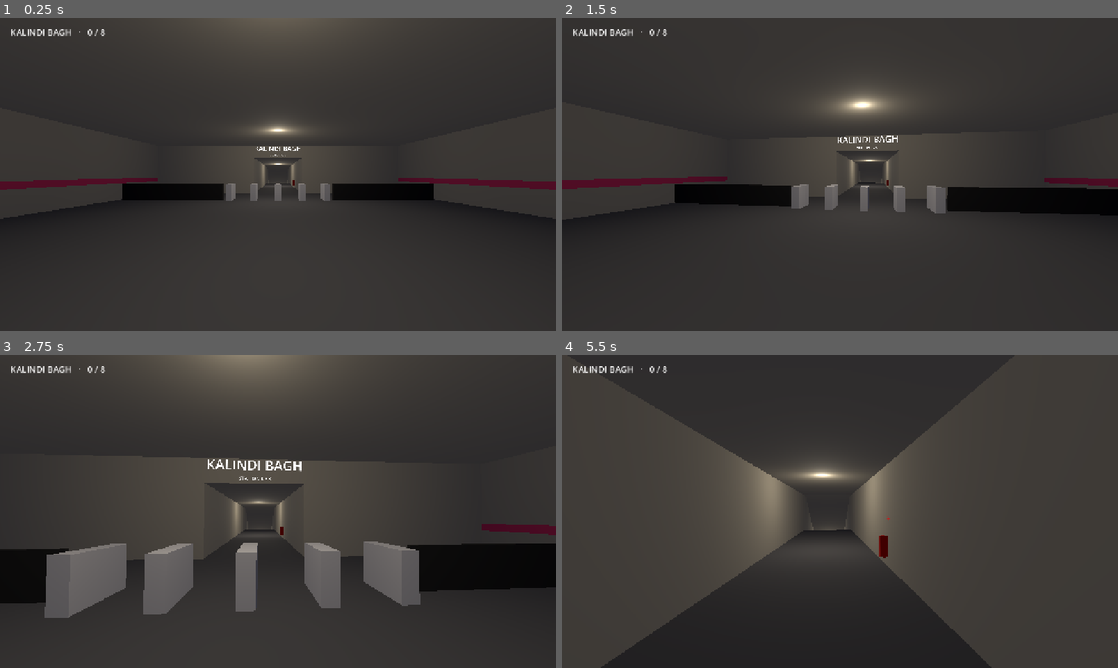
Above: before the commit, frames 1-4 (two rows, left to right).
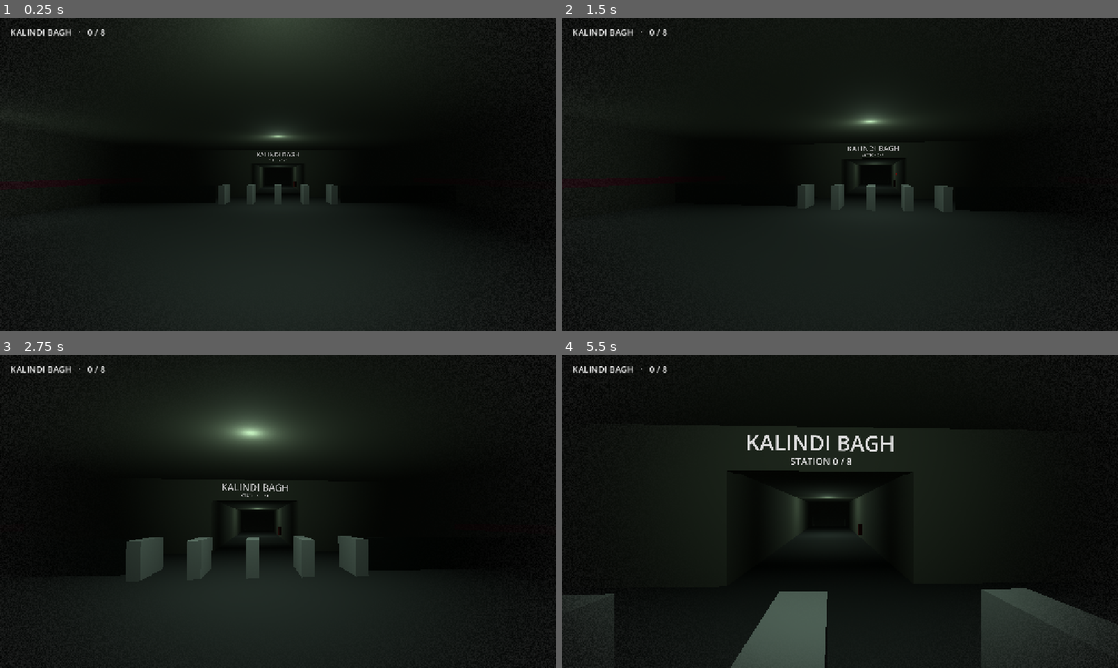
Above: after the commit, the same moments.

Repository: rohanchoudhary5210/Platform-8
Game: Godot game, scene res://game/scenes/gameplay/Game.tscn
The game is run twice, just before and just after one commit, with the same random seed, the same clock (stepped at 60 frames per second) and the same inputs. This scene is started directly instead of the project's main scene.
Inputs (mouse positions are in pixels of both pictures, inside the frame that each line leads up to):
- Up to frame 1 (0.25 s): no input
- Up to frame 2 (1.5 s): tap Enter (ui_accept) at 0.5, 0.77 s; move the mouse to (867, 174) at 0.52 s; hold W from 0.53 s (still down); move the mouse to (812, 174) at 1.27 s
- Up to frame 3 (2.75 s): keep holding W; tap Enter (ui_accept) at 1.52 s; move the mouse to (289, 505) at 2.02 s
- Up to frame 4 (5.5 s): keep holding W; move the mouse to (834, 517) at 2.77 s; tap Enter (ui_accept) at 3.02, 3.77, 4.52 s; move the mouse to (878, 514) at 3.52 s; move the mouse to (795, 508) at 4.27 s; move the mouse to (845, 511) at 5.02 s

The runs differ from the first frame. In frame 1, 92% of the frame differs, in the area x 0-100%, y 0-100%; in frame 2, 89%; in frame 3, 84%; in frame 4, 87%.

Commit message:
Atmosphere pass: make the station claustrophobic and creepy
- Fog, near-black ambient, dim greenish fluorescent lights, a tube over
  the train doors that keeps flickering, lower ceilings throughout
- Procedural audio (no asset files): mains hum, tunnel rumble, unseen
  trains that swell and screech, PA chime, echoing footsteps on a
  reverb bus
- Slower walk, head bob, narrower FOV, vignette and film grain
- Extra light on the concourse poster so its anomaly stays readable
- README: new look, and a note that mood/flicker are not anomalies

Diff:
--- a/game/scenes/gameplay/Game.tscn
+++ b/game/scenes/gameplay/Game.tscn
@@ -1,15 +1,19 @@
-[gd_scene load_steps=6 format=3]
+[gd_scene load_steps=7 format=3]
 
 [ext_resource type="Script" path="res://game/scripts/platform8/Game.gd" id="1_g"]
 [ext_resource type="PackedScene" path="res://game/scenes/gameplay/Station.tscn" id="2_st"]
 [ext_resource type="PackedScene" path="res://game/scenes/gameplay/TrainInterior.tscn" id="3_tr"]
 [ext_resource type="PackedScene" path="res://game/scenes/gameplay/Player.tscn" id="4_pl"]
+[ext_resource type="Script" path="res://game/scripts/platform8/Atmosphere.gd" id="5_at"]
 
 [sub_resource type="Environment" id="env"]
 background_mode = 1
 background_color = Color(0, 0, 0, 1)
 ambient_light_source = 2
-ambient_light_color = Color(0.3, 0.3, 0.33, 1)
+ambient_light_color = Color(0.07, 0.08, 0.07, 1)
+fog_enabled = true
+fog_light_color = Color(0.02, 0.025, 0.02, 1)
+fog_density = 0.06
 
 [node name="Game" type="Node3D"]
 script = ExtResource("1_g")
@@ -23,3 +27,6 @@
 transform = Transform3D(1, 0, 0, 0, 1, 0, 0, 0, 1, 0, -200, 0)
 
 [node name="Player" parent="." instance=ExtResource("4_pl")]
+
+[node name="Atmosphere" type="Node" parent="."]
+script = ExtResource("5_at")
--- /dev/null
+++ b/game/scripts/platform8/Atmosphere.gd
@@ -0,0 +1,84 @@
+class_name Atmosphere
+extends Node
+
+## Mood layer: echoing bus, fluorescent hum, tunnel rumble, distant unseen trains, PA chime, vignette + grain.
+
+const BUS := &"Station"
+
+var riding := false:
+	set(v):
+		riding = v
+		if _swell:
+			_swell.kill()
+		_rumble.volume_db = -6.0 if v else -20.0
+		_hum.volume_db = -40.0 if v else -24.0
+
+var _hum := AudioStreamPlayer.new()
+var _rumble := AudioStreamPlayer.new()
+var _screech := AudioStreamPlayer.new()
+var _chime := AudioStreamPlayer.new()
+var _next_ghost_train := 0.0
+var _swell: Tween
+
+const VIGNETTE := """
+shader_type canvas_item;
+void fragment() {
+	vec2 uv = UV - 0.5;
+	float vignette = smoothstep(0.3, 0.85, length(uv * vec2(1.25, 1.0)));
+	float grain = fract(sin(dot(floor(FRAGCOORD.xy) + floor(TIME * 24.0) * 17.0, vec2(12.9898, 78.233))) * 43758.5453);
+	COLOR = vec4(vec3(grain * 0.12), clamp(vignette * 0.85 + grain * 0.03, 0.0, 1.0));
+}
+"""
+
+func _ready() -> void:
+	if AudioServer.get_bus_index(BUS) == -1:
+		AudioServer.add_bus()
+		var i := AudioServer.bus_count - 1
+		AudioServer.set_bus_name(i, BUS)
+		var reverb := AudioEffectReverb.new()
+		reverb.room_size = 0.9
+		reverb.damping = 0.3
+		reverb.wet = 0.45
+		AudioServer.add_bus_effect(i, reverb)
+	_play(_hum, SynthAudio.hum(), -24.0)
+	_play(_rumble, SynthAudio.rumble(), -20.0)
+	_screech.stream = SynthAudio.screech()
+	_chime.stream = SynthAudio.chime()
+	for p in [_screech, _chime]:
+		p.bus = BUS
+		add_child(p)
+	_next_ghost_train = randf_range(15.0, 30.0)
+
+	var layer := CanvasLayer.new()
+	layer.layer = 0  # under the HUD
+	var rect := ColorRect.new()
+	rect.set_anchors_and_offsets_preset(Control.PRESET_FULL_RECT)
+	rect.mouse_filter = Control.MOUSE_FILTER_IGNORE
+	var mat := ShaderMaterial.new()
+	mat.shader = Shader.new()
+	mat.shader.code = VIGNETTE
+	rect.material = mat
+	layer.add_child(rect)
+	add_child(layer)
+
+func chime() -> void:
+	_chime.play()
+
+func _process(delta: float) -> void:
+	_next_ghost_train -= delta
+	if _next_ghost_train > 0.0 or riding:
+		return
+	# A train passes somewhere you can't see: rumble swells, wheels screech.
+	_next_ghost_train = randf_range(25.0, 50.0)
+	_swell = create_tween()
+	_swell.tween_property(_rumble, "volume_db", -8.0, 3.0)
+	_swell.tween_callback(_screech.play)
+	_swell.tween_interval(2.0)
+	_swell.tween_property(_rumble, "volume_db", -20.0, 4.0)
+
+func _play(p: AudioStreamPlayer, s: AudioStream, db: float) -> void:
+	p.stream = s
+	p.volume_db = db
+	p.bus = BUS
+	add_child(p)
+	p.play()
--- a/game/scripts/platform8/Game.gd
+++ b/game/scripts/platform8/Game.gd
@@ -9,6 +9,7 @@
 @onready var station: Station = $Station
 @onready var train: TrainInterior = $TrainInterior
 @onready var player: StationPlayer = $Player
+@onready var atmosphere: Atmosphere = $Atmosphere
 
 var loop := LoopManager.new()
 var director := AnomalyDirector.new(AnomalyCatalog.ALL)
@@ -62,7 +63,9 @@
 	var correct := loop.resolve(took_opposite)
 	if correct and anomaly:
 		director.mark_found(anomaly.id)
+	atmosphere.riding = true
 	await train.ride(loop.station_name, randf_range(RIDE_MIN, RIDE_MAX))
+	atmosphere.riding = false
 	_riding = false
 	var pa := "" if correct else "Yeh station %s hai." % loop.station_name
 	if loop.is_complete():
@@ -84,6 +87,7 @@
 	_hud_pa.text = text
 	if text.is_empty():
 		return
+	atmosphere.chime()
 	await get_tree().create_timer(PA_SECONDS).timeout
 	if _hud_pa.text == text:
 		_hud_pa.text = ""
--- a/game/scripts/platform8/Station.gd
+++ b/game/scripts/platform8/Station.gd
@@ -8,10 +8,10 @@
 signal boarded(took_opposite: bool)
 signal exit_reached
 
-const WALL := Color(0.62, 0.6, 0.56)
+const WALL := Color(0.5, 0.5, 0.46)
 const FLOOR := Color(0.32, 0.32, 0.34)
 const DARK := Color(0.12, 0.12, 0.13)
-const LIGHT_COLOUR := Color(1.0, 0.95, 0.85)
+const LIGHT_COLOUR := Color(0.82, 1.0, 0.86)  # tired fluorescent tubes
 const ESC_DROP := 10.0
 const ESC_RUN := 20.0
 
@@ -23,6 +23,7 @@
 var _number: Label3D
 var _exit_barrier: CSGBox3D
 var _exit_label: Label3D
+var _flicker_wait := 0.0
 
 func _ready() -> void:
 	props = _node("Props", self)
@@ -68,21 +69,21 @@
 func _build_concourse() -> void:
 	var g := _node("Concourse", self)
 	_box(g, Vector3(20, 0.5, 20), Vector3(0, -0.25, -10), FLOOR)
-	_box(g, Vector3(20, 0.5, 20), Vector3(0, 4.25, -10), WALL)
+	_box(g, Vector3(20, 0.5, 20), Vector3(0, 3.65, -10), WALL)
 	_box(g, Vector3(0.5, 4.5, 20), Vector3(-10.25, 2, -10), WALL)
 	_box(g, Vector3(0.5, 4.5, 20), Vector3(10.25, 2, -10), WALL)
 	# Back wall with the exit gap behind the spawn.
 	_box(g, Vector3(8.5, 4.5, 0.5), Vector3(-5.75, 2, 0.25), WALL)
 	_box(g, Vector3(8.5, 4.5, 0.5), Vector3(5.75, 2, 0.25), WALL)
 	_exit_barrier = _box(g, Vector3(3, 4.5, 0.5), Vector3(0, 2, 0.25), DARK)
-	_exit_label = _label(g, "EXIT CLOSED", Vector3(0, 3.6, -0.05), PI, 64)
+	_exit_label = _label(g, "EXIT CLOSED", Vector3(0, 2.9, -0.05), PI, 64)
 	_box(g, Vector3(3, 0.5, 3), Vector3(0, -0.25, 1.5), FLOOR)
 	var exit_area := _area(g, Vector3(3, 2, 1), Vector3(0, 1, 2))
 	exit_area.body_entered.connect(func(b): if b is StationPlayer: exit_reached.emit())
 	# Front wall with the passage opening.
 	_box(g, Vector3(8, 4.5, 0.5), Vector3(-6, 2, -20.25), WALL)
 	_box(g, Vector3(8, 4.5, 0.5), Vector3(6, 2, -20.25), WALL)
-	_box(g, Vector3(4, 1.5, 0.5), Vector3(0, 3.75, -20.25), WALL)
+	_box(g, Vector3(4, 1, 0.5), Vector3(0, 2.95, -20.25), WALL)
 	# Line colour stripe.
 	for x in [-9.98, 9.98]:
 		var stripe := _box(g, Vector3(0.05, 0.3, 20), Vector3(x, 1.2, -10), Color.WHITE, false)
@@ -100,7 +101,7 @@
 func _build_passage() -> void:
 	var g := _node("Passage", self)
 	_box(g, Vector3(4, 0.5, 20), Vector3(0, -0.25, -30), FLOOR)
-	_box(g, Vector3(4, 0.5, 20), Vector3(0, 3.25, -30), WALL)
+	_box(g, Vector3(4, 0.5, 20), Vector3(0, 2.75, -30), WALL)
 	_box(g, Vector3(0.5, 3.5, 20), Vector3(-2.25, 1.5, -30), WALL)
 	_box(g, Vector3(0.5, 3.5, 20), Vector3(2.25, 1.5, -30), WALL)
 
@@ -110,20 +111,20 @@
 	var tilt := -atan2(ESC_DROP, ESC_RUN)
 	var mid := Vector3(0, -ESC_DROP / 2.0, -40 - ESC_RUN / 2.0)
 	_box(g, Vector3(4, 0.5, length), mid + Vector3(0, -0.25, 0), Color(0.45, 0.45, 0.47)).rotation.x = tilt
-	_box(g, Vector3(4, 0.5, length), mid + Vector3(0, 3.75, 0), WALL).rotation.x = tilt
+	_box(g, Vector3(4, 0.5, length), mid + Vector3(0, 3.0, 0), WALL).rotation.x = tilt
 	for x in [-2.25, 2.25]:
 		_box(g, Vector3(0.5, 4.5, length), mid + Vector3(x, 1.75, 0), WALL).rotation.x = tilt
-	_box(g, Vector3(6, 3, 0.5), Vector3(0, 4.5, -40.25), WALL)  # seals passage/escalator ceiling seam
+	_box(g, Vector3(6, 3.5, 0.5), Vector3(0, 4.25, -40.25), WALL)  # seals passage/escalator ceiling seam
 
 func _build_platform() -> void:
 	var g := _node("Platform", self)
 	var y := -ESC_DROP
 	_box(g, Vector3(8, 0.5, 50), Vector3(0, y - 0.25, -85), FLOOR)
-	_box(g, Vector3(20, 0.5, 50), Vector3(0, y + 4.75, -85), WALL)
+	_box(g, Vector3(20, 0.5, 50), Vector3(0, y + 3.75, -85), WALL)
 	_box(g, Vector3(20, 6, 0.5), Vector3(0, y + 2, -110.25), WALL)
 	_box(g, Vector3(8, 6, 0.5), Vector3(-6, y + 2, -59.75), WALL)
 	_box(g, Vector3(8, 6, 0.5), Vector3(6, y + 2, -59.75), WALL)
-	_box(g, Vector3(4, 1.5, 0.5), Vector3(0, y + 4.25, -59.75), WALL)
+	_box(g, Vector3(4, 1.5, 0.5), Vector3(0, y + 3.25, -59.75), WALL)
 	for side in [-1, 1]:
 		_box(g, Vector3(6, 0.5, 50), Vector3(side * 7, y - 1.75, -85), DARK)
 		_box(g, Vector3(0.5, 7, 50), Vector3(side * 10.25, y + 1.5, -85), WALL)
@@ -143,9 +144,9 @@
 
 func _build_props() -> void:
 	var signs := _node("Signs", props)
-	_label(signs, "", Vector3(0, 3.75, -19.95), 0, 110).name = "ConcourseSign"
-	_label(signs, "", Vector3(0, -7.0, -109.95), 0, 110).name = "PlatformSign"
-	_number = _label(self, "", Vector3(0, 3.2, -19.95), 0, 40)
+	_label(signs, "", Vector3(0, 3.05, -19.95), 0, 90).name = "ConcourseSign"
+	_label(signs, "", Vector3(0, -7.1, -109.95), 0, 110).name = "PlatformSign"
+	_number = _label(self, "", Vector3(0, 2.65, -19.95), 0, 40)
 
 	var poster := _node("Poster", props)
 	poster.position = Vector3(-9.95, 1.9, -9)
@@ -170,12 +171,13 @@
 	board.modulate = Color(1.0, 0.7, 0.1)
 
 func _build_lights() -> void:
-	for p in [Vector3(0, 3.8, -5), Vector3(0, 3.8, -14), Vector3(0, 2.8, -30), Vector3(0, -2, -50),
-			Vector3(0, -6, -68), Vector3(0, -6, -85), Vector3(0, -6, -102)]:
+	for p in [Vector3(0, 3.2, -5), Vector3(0, 3.2, -14), Vector3(0, 2.3, -30), Vector3(0, -2.6, -50),
+			Vector3(0, -6.8, -68), Vector3(0, -6.8, -85), Vector3(0, -6.8, -102),
+			Vector3(-8.8, 2.9, -9)]:  # last one lights the poster
 		var l := OmniLight3D.new()
 		l.position = p
-		l.omni_range = 13
-		l.light_energy = 1.3
+		l.omni_range = 9
+		l.light_energy = 1.0
 		l.light_color = LIGHT_COLOUR
 		lights.add_child(l)
 
@@ -221,3 +223,13 @@
 	a.add_child(shape)
 	parent.add_child(a)
 	return a
+
+## The tube over the train doors flickers every loop. Toggles visible only, so the red-light anomaly still tints it.
+func _process(delta: float) -> void:
+	_flicker_wait -= delta
+	if _flicker_wait > 0.0:
+		return
+	var l: OmniLight3D = lights.get_child(5)
+	l.visible = not l.visible
+	# Mostly on, with short bursts of dropouts.
+	_flicker_wait = randf_range(0.03, 0.12) if not l.visible or randf() < 0.4 else randf_range(1.5, 5.0)
--- a/game/scripts/platform8/StationPlayer.gd
+++ b/game/scripts/platform8/StationPlayer.gd
@@ -3,7 +3,10 @@
 
 ## First-person walker. WASD / arrows, mouse look, Esc frees the mouse, click captures it.
 
-const SPEED := 4.0
+const SPEED := 2.8  # slow on purpose: you have time to look, and to dread
+const STRIDE := 0.8  # metres per footstep
+const BOB := 0.035
+const HEAD_Y := 0.7
 const SENSITIVITY := 0.0025
 const GRAVITY := 9.8
 
@@ -15,8 +18,16 @@
 @onready var head: Node3D = $Head
 @onready var camera: Camera3D = $Head/Camera3D
 
+var _walked := 0.0
+var _step := AudioStreamPlayer.new()
+
 func _ready() -> void:
 	Input.mouse_mode = Input.MOUSE_MODE_CAPTURED
+	camera.fov = 68.0
+	_step.stream = SynthAudio.footstep()
+	_step.bus = Atmosphere.BUS
+	_step.volume_db = -10.0
+	add_child(_step)
 
 func place(at: Transform3D) -> void:
 	global_transform = at
@@ -47,6 +58,17 @@
 	velocity.x = dir.x * SPEED
 	velocity.z = dir.z * SPEED
 	move_and_slide()
+	_bob_and_step(Vector2(velocity.x, velocity.z).length() * delta)
 
 func _key(a: Key, b: Key) -> float:
 	return 1.0 if Input.is_physical_key_pressed(a) or Input.is_physical_key_pressed(b) else 0.0
+
+func _bob_and_step(moved: float) -> void:
+	if moved <= 0.0 or not is_on_floor():
+		return
+	var before := int(_walked / STRIDE)
+	_walked += moved
+	head.position.y = HEAD_Y + sin(_walked / STRIDE * PI) * BOB
+	if int(_walked / STRIDE) != before:
+		_step.pitch_scale = randf_range(0.85, 1.1)
+		_step.play()
--- /dev/null
+++ b/game/scripts/platform8/SynthAudio.gd
@@ -0,0 +1,51 @@
+class_name SynthAudio
+extends RefCounted
+
+## Builds short PCM sounds in code so the greybox needs no audio files.
+# shortcut: synthesized placeholders; swap for recorded SFX in the art/audio pass.
+
+const RATE := 22050
+
+## fn(t: float) -> float in [-1, 1]. Loops are seamless when every frequency fits a whole number of cycles.
+static func make(seconds: float, fn: Callable, loop := false) -> AudioStreamWAV:
+	var n := int(seconds * RATE)
+	var data := PackedByteArray()
+	data.resize(n * 2)
+	for i in n:
+		data.encode_s16(i * 2, int(clampf(fn.call(float(i) / RATE), -1.0, 1.0) * 32767.0))
+	var s := AudioStreamWAV.new()
+	s.format = AudioStreamWAV.FORMAT_16_BITS
+	s.mix_rate = RATE
+	s.data = data
+	if loop:
+		s.loop_mode = AudioStreamWAV.LOOP_FORWARD
+		s.loop_end = n
+	return s
+
+static func hum() -> AudioStreamWAV:
+	return make(1.0, func(t): return 0.22 * sin(TAU * 50 * t) + 0.12 * sin(TAU * 100 * t) + 0.05 * sin(TAU * 150 * t), true)
+
+## Low tunnel rumble: a few low partials (whole cycles in 4 s) with a slow swell.
+static func rumble() -> AudioStreamWAV:
+	var parts := [[23.25, 0.0], [31.5, 1.3], [38.75, 2.1], [44.0, 0.7], [57.25, 2.9], [66.5, 1.8]]
+	return make(4.0, func(t):
+		var v := 0.0
+		for p in parts:
+			v += sin(TAU * p[0] * t + p[1])
+		return v / parts.size() * (0.6 + 0.4 * sin(TAU * 0.25 * t)), true)
+
+## Faint wheel screech for a train you never see.
+static func screech() -> AudioStreamWAV:
+	return make(3.0, func(t):
+		var env := sin(PI * t / 3.0)
+		return 0.35 * env * env * sin(TAU * 2750 * t + 6.0 * sin(TAU * 5 * t)))
+
+static func footstep() -> AudioStreamWAV:
+	return make(0.2, func(t): return (randf_range(-0.5, 0.5) + 0.6 * sin(TAU * 85 * t)) * exp(-t * 30.0))
+
+## Two-tone PA chime.
+static func chime() -> AudioStreamWAV:
+	return make(1.4, func(t: float):
+		var f := 659.0 if t < 0.55 else 523.0
+		var local := t if t < 0.55 else t - 0.55
+		return 0.5 * sin(TAU * f * t) * exp(-local * 3.5))
